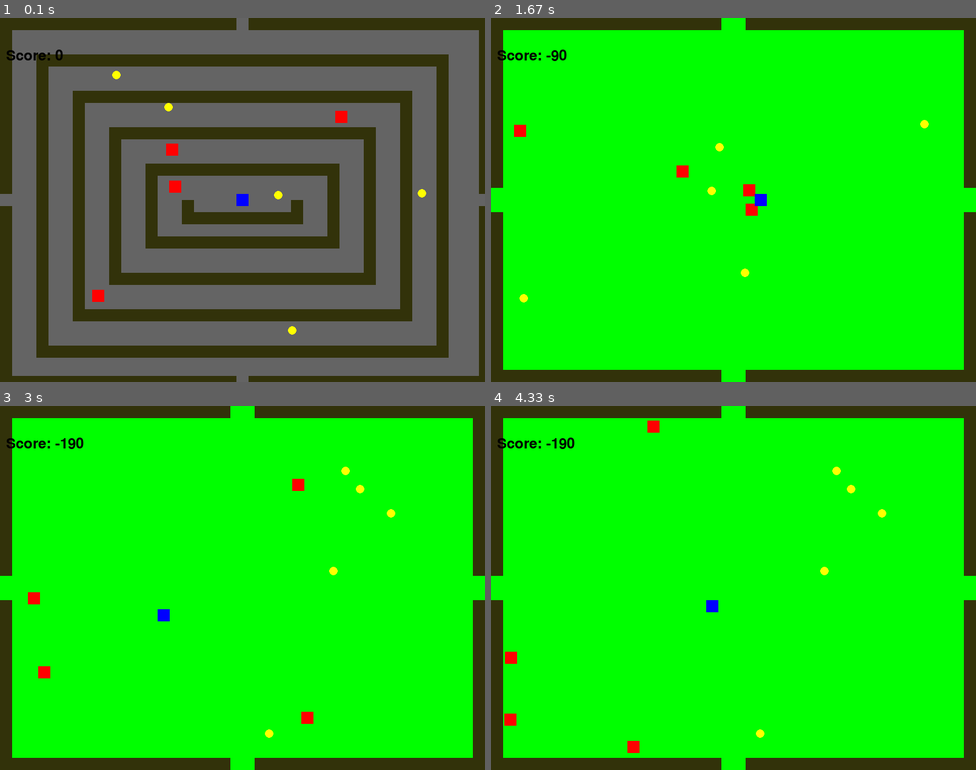
Above: before the commit, frames 1-4 (two rows, left to right).
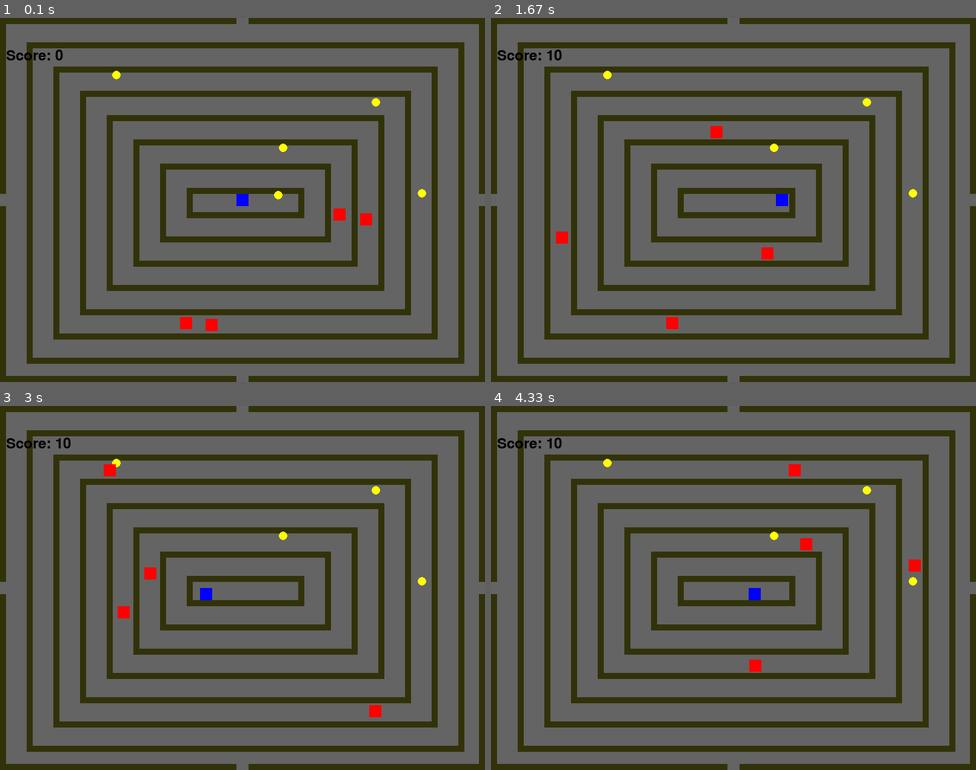
Above: after the commit, the same moments.

Repository: TrentChip38/MazeGame
Game: pygame game, started from pygameMaze7.py
The game is run twice, just before and just after one commit, with the same random seed, the same clock (stepped at 60 frames per second) and the same inputs.
Inputs:
- Up to frame 1 (0.1 s): no input
- Up to frame 2 (1.67 s): hold Right 0.33-0.8 s; hold Up 0.83-1.13 s; hold Right 1.17-1.63 s
- Up to frame 3 (3 s): hold Left 1.67-2.2 s; hold Down 2.23-2.53 s; hold Left 2.57-2.97 s
- Up to frame 4 (4.33 s): hold Up 3-3.37 s; hold Right 3.4-4.03 s; hold Down from 4.07 s (still down)

The runs differ from the first frame. In frame 1, 40% of the frame differs, in the area x 1-99%, y 1-99%; in frame 2, 94%, in the area x 0-100%, y 0-100%; in frame 3, 94%; in frame 4, 94%.

Commit message:
Added script to generate grid box mazes any size

Diff:
--- /dev/null
+++ b/CreatingMaps.py
@@ -0,0 +1,90 @@
+#Creating Maps
+# Outer walls
+import math
+WIDTH, HEIGHT = 800, 600
+
+ver_dec_amount = 60
+hor_dec_amount = 60
+
+Width = 20
+hor_start = 60
+vert_start = 60
+vert_length = 500
+hori_length = 680
+hole_amount = 40
+levelwall = [
+        (0, 0, 800, 10),           # Top wall
+        (0, 590, 800, 10),         # Bottom wall
+        (0, 0, 10, 600),           # Left wall
+        (790, 0, 10, 600),         # Right wall
+
+        # Horizontal walls
+        (hor_start, 60, hori_length, Width),         # Top horizontal
+        (hor_start + hor_dec_amount, 120, hori_length - 60*2, Width),           # 2nd horizontal
+        (hor_start + hor_dec_amount*2, 180, hori_length - 60*4, Width),        # 3rd horizontal
+        (hor_start + hor_dec_amount*3, 240, hori_length - 60*6, Width),        # 4th horizontal
+        (hor_start + hor_dec_amount*4, 320, hori_length - 60*8, Width),        # 5th horizontal
+        (hor_start + hor_dec_amount*3, 360, hori_length - 60*6, Width),        # 6th horizontal
+        (hor_start + hor_dec_amount*2, 420, hori_length - 60*4, Width),        # 7th horizontal
+        (hor_start + hor_dec_amount*1, 480, hori_length - 60*2, Width),        # 8th horizontal
+        (hor_start, 540, hori_length, Width),        # Bottom horizontal
+
+        # Vertical walls
+        (60, vert_start, Width, vert_length),         # 1st vertical
+        (120, vert_start + ver_dec_amount, Width, vert_length - ver_dec_amount*2),        # 2nd vertical
+        (180, vert_start + ver_dec_amount*2, Width, vert_length - ver_dec_amount*4),        # 3rd vertical
+        (240, vert_start + ver_dec_amount*3, Width, vert_length - ver_dec_amount*6),        # 4th vertical
+        (300, vert_start + ver_dec_amount*4, Width, vert_length - ver_dec_amount*8),        # 5th vertical
+        (360, vert_start + ver_dec_amount*5, Width, vert_length - ver_dec_amount*10),        # 6th vertical
+        (420, vert_start + ver_dec_amount*5, Width, vert_length - ver_dec_amount*10),        # Center vertical
+        (480, vert_start + ver_dec_amount*4, Width, vert_length - ver_dec_amount*8),        # 8th vertical
+        (540, vert_start + ver_dec_amount*3, Width, vert_length - ver_dec_amount*6),        # 9th vertical
+        (600, vert_start + ver_dec_amount*2, Width, vert_length - ver_dec_amount*4),        # 10th vertical
+        (660, vert_start + ver_dec_amount, Width, vert_length - ver_dec_amount*2),        # 11th vertical
+        (720, vert_start, Width, vert_length),        # 12th vertical
+        #(780, vert_start, Width, vert_length),        # Right vertical
+]
+print(levelwall)
+print("CustomWalls")
+WIDTH, HEIGHT = 800, 600
+
+hor_walls = 17
+ver_walls = 14
+hor_spaces = hor_walls+1
+ver_spaces = ver_walls+1
+
+hor_dec_amount = WIDTH//hor_spaces
+ver_dec_amount = HEIGHT//ver_spaces
+print(ver_dec_amount)
+print(hor_dec_amount)
+
+Width = 10
+hor_start = hor_dec_amount
+vert_start = ver_dec_amount
+vert_length = HEIGHT - 2*ver_dec_amount
+hori_length = WIDTH -2*hor_dec_amount
+hole_amount = 40
+customwalls = [
+    (0, 0, 800, 10),           # Top wall
+    (0, 590, 800, 10),         # Bottom wall
+    (0, 0, 10, 600),           # Left wall
+    (790, 0, 10, 600),         # Right wall
+]
+#Create horizontal walls
+for i in list(range(math.ceil(hor_walls/2))):
+    new_wall = (hor_start + hor_dec_amount*i, vert_start + ver_dec_amount*i, hori_length - hor_dec_amount*(i*2), Width)
+    if not any(val < 0 for val in new_wall):
+        customwalls.append(new_wall)
+    new_wall = (hor_start + hor_dec_amount*i, (HEIGHT -vert_start - ver_dec_amount*i), hori_length - hor_dec_amount*(i*2), Width)
+    if not any(val < 0 for val in new_wall):
+        customwalls.append(new_wall)
+#Create vertical walls
+for i in list(range(math.ceil(ver_walls/2))):
+    new_wall = (hor_start + hor_dec_amount*i, vert_start + ver_dec_amount*i, Width, vert_length - ver_dec_amount*(i*2))
+    if not any(val < 0 for val in new_wall):
+        customwalls.append(new_wall)
+        new_wall = ((WIDTH -hor_start - hor_dec_amount*i), vert_start + ver_dec_amount*i, Width, 10 +vert_length - ver_dec_amount*(i*2))
+    if not any(val < 0 for val in new_wall):
+        customwalls.append(new_wall)
+
+print(customwalls)
--- a/Level.py
+++ b/Level.py
@@ -20,7 +20,7 @@
 
 # Levels and Walls
 import Colors as C
-levels_color = {0: C.GREEN, 1:(140, 100, 100), 2:C.GREY, 3: C.GREY, 4: C.GREY, 42: C.GREY, 44: C.GREY, 14: C.GREY, 12: C.GREY, 55: C.GREY, 56: C.GREY}
+levels_color = {0: C.GREEN, 1:(140, 100, 100), 2:C.GREY, 3: C.GREY, 4: C.GREY, 42: C.GREY, 44: C.GREY, 14: C.GREY, 12: C.GREY, 55: C.GREY, 56: C.GREY, 57: C.GREY}
 
 level_goals = {
     0: {
@@ -36,46 +36,54 @@
         "goalW": {"pos": mid_left_goal, "sendtolevel": 14, "sendtopos": right_start, "color": C.GREY, "size": bigger_goal_size},
     },
     2: {
-        "goalN": {"pos": mid_top_goal, "sendtolevel": 21, "sendtopos": bottom_start, "color": C.GREY, "size": 20},
-        "goalE": {"pos": mid_right_goal, "sendtolevel": 22, "sendtopos": left_start, "color": C.GREY, "size": 20},
-        "goalS": {"pos": mid_bottom_goal, "sendtolevel": 23, "sendtopos": top_start, "color": C.GREY, "size": 20},
-        "goalW": {"pos": mid_left_goal, "sendtolevel": 0, "sendtopos": right_start, "color": C.GREEN, "size": 20},
+        "goalN": {"pos": mid_top_goal, "sendtolevel": 21, "sendtopos": bottom_start, "color": C.GREY, "size": default_goal_size},
+        "goalE": {"pos": mid_right_goal, "sendtolevel": 22, "sendtopos": left_start, "color": C.GREY, "size": default_goal_size},
+        "goalS": {"pos": mid_bottom_goal, "sendtolevel": 23, "sendtopos": top_start, "color": C.GREY, "size": default_goal_size},
+        "goalW": {"pos": mid_left_goal, "sendtolevel": 0, "sendtopos": right_start, "color": C.GREEN, "size": default_goal_size},
     },
     3: {
-        "goalN": {"pos": mid_top_goal, "sendtolevel": 0, "sendtopos": bottom_start, "color": C.GREEN, "size": 20},
-        "goalE": {"pos": mid_right_goal, "sendtolevel": 32, "sendtopos": left_start, "color": C.GREY, "size": 20},
-        "goalS": {"pos": mid_bottom_goal, "sendtolevel": 33, "sendtopos": top_start, "color": C.GREY, "size": 20},
-        "goalW": {"pos": mid_left_goal, "sendtolevel": 34, "sendtopos": right_start, "color": C.GREY, "size": 20},
+        "goalN": {"pos": mid_top_goal, "sendtolevel": 0, "sendtopos": bottom_start, "color": C.GREEN, "size": default_goal_size},
+        "goalE": {"pos": mid_right_goal, "sendtolevel": 32, "sendtopos": left_start, "color": C.GREY, "size": default_goal_size},
+        "goalS": {"pos": mid_bottom_goal, "sendtolevel": 33, "sendtopos": top_start, "color": C.GREY, "size": default_goal_size},
+        "goalW": {"pos": mid_left_goal, "sendtolevel": 34, "sendtopos": right_start, "color": C.GREY, "size": default_goal_size},
     },
     4: {
-        "goalN": {"pos": mid_top_goal, "sendtolevel": 41, "sendtopos": bottom_start, "color": C.GREY, "size": 20},
-        "goalE": {"pos": mid_right_goal, "sendtolevel": 0, "sendtopos": left_start, "color": C.GREEN, "size": 20},
-        "goalS": {"pos": mid_bottom_goal, "sendtolevel": 43, "sendtopos": top_start, "color": C.GREY, "size": 20},
-        "goalW": {"pos": mid_left_goal, "sendtolevel": 44, "sendtopos": right_start, "color": C.GREY, "size": 20},
+        "goalN": {"pos": mid_top_goal, "sendtolevel": 41, "sendtopos": bottom_start, "color": C.GREY, "size": default_goal_size},
+        "goalE": {"pos": mid_right_goal, "sendtolevel": 0, "sendtopos": left_start, "color": C.GREEN, "size": default_goal_size},
+        "goalS": {"pos": mid_bottom_goal, "sendtolevel": 43, "sendtopos": top_start, "color": C.GREY, "size": default_goal_size},
+        "goalW": {"pos": mid_left_goal, "sendtolevel": 44, "sendtopos": right_start, "color": C.GREY, "size": default_goal_size},
     },
     14: {
-        "goalE": {"pos": mid_bottom_goal, "sendtolevel": 4, "sendtopos": top_start, "color": C.GREY, "size": 20},
-        "goalW": {"pos": mid_top_goal, "sendtolevel": 0, "sendtopos": middle_middle, "color": C.GREY, "size": 20},
+        "goalE": {"pos": mid_bottom_goal, "sendtolevel": 4, "sendtopos": top_start, "color": C.GREY, "size": default_goal_size},
+        "goalW": {"pos": mid_top_goal, "sendtolevel": 0, "sendtopos": middle_middle, "color": C.GREY, "size": default_goal_size},
     },
     12: {
-        "goalS": {"pos": [WIDTH //2, HEIGHT], "sendtolevel": 2, "sendtopos": [50, 50], "color": C.GREY, "size": 20},
-        "goalW": {"pos": mid_left_goal, "sendtolevel": 1, "sendtopos": right_start, "color": C.GREY, "size": 20},
+        "goalN": {"pos": mid_top_goal, "sendtolevel": 56, "sendtopos": bottom_start, "color": C.GREY, "size": default_goal_size},
+        "goalE": {"pos": mid_bottom_goal, "sendtolevel": 57, "sendtopos": top_start, "color": C.GREY, "size": default_goal_size},
+        "goalS": {"pos": mid_bottom_goal, "sendtolevel": 2, "sendtopos": top_start, "color": C.GREY, "size": default_goal_size},
+        "goalW": {"pos": mid_left_goal, "sendtolevel": 1, "sendtopos": right_start, "color": C.GREY, "size": default_goal_size},
     },
     11: {
-        "goalS": {"pos": mid_bottom_goal, "sendtolevel": 2, "sendtopos": top_start, "color": C.GREY, "size": 20},
-        "goalW": {"pos": mid_left_goal, "sendtolevel": 1, "sendtopos": right_start, "color": C.GREY, "size": 20},
+        "goalS": {"pos": mid_bottom_goal, "sendtolevel": 2, "sendtopos": top_start, "color": C.GREY, "size": default_goal_size},
+        "goalW": {"pos": mid_left_goal, "sendtolevel": 1, "sendtopos": right_start, "color": C.GREY, "size": default_goal_size},
     },
     55: {
-        "goalN": {"pos": mid_top_goal, "sendtolevel": 1, "sendtopos": bottom_start, "color": C.GREY, "size": 20},
-        "goalE": {"pos": mid_right_goal, "sendtolevel": 2, "sendtopos": left_start, "color": C.GREY, "size": 20},
-        "goalS": {"pos": mid_bottom_goal, "sendtolevel": 3, "sendtopos": top_start, "color": C.GREY, "size": 20},
-        "goalW": {"pos": mid_left_goal, "sendtolevel": 4, "sendtopos": right_start, "color": C.GREY, "size": 20},
+        "goalN": {"pos": mid_top_goal, "sendtolevel": 1, "sendtopos": bottom_start, "color": C.GREY, "size": default_goal_size},
+        "goalE": {"pos": mid_right_goal, "sendtolevel": 2, "sendtopos": left_start, "color": C.GREY, "size": default_goal_size},
+        "goalS": {"pos": mid_bottom_goal, "sendtolevel": 3, "sendtopos": top_start, "color": C.GREY, "size": default_goal_size},
+        "goalW": {"pos": mid_left_goal, "sendtolevel": 4, "sendtopos": right_start, "color": C.GREY, "size": default_goal_size},
     },
     56: {
-        "goalN": {"pos": mid_top_goal, "sendtolevel": 1, "sendtopos": bottom_start, "color": C.GREY, "size": 20},
-        "goalE": {"pos": mid_right_goal, "sendtolevel": 2, "sendtopos": left_start, "color": C.GREY, "size": 20},
-        "goalS": {"pos": mid_bottom_goal, "sendtolevel": 3, "sendtopos": top_start, "color": C.GREY, "size": 20},
-        "goalW": {"pos": mid_left_goal, "sendtolevel": 4, "sendtopos": right_start, "color": C.GREY, "size": 20},
+        "goalN": {"pos": mid_top_goal, "sendtolevel": 1, "sendtopos": bottom_start, "color": C.GREY, "size": default_goal_size},
+        "goalE": {"pos": mid_right_goal, "sendtolevel": 2, "sendtopos": left_start, "color": C.GREY, "size": default_goal_size},
+        "goalS": {"pos": mid_bottom_goal, "sendtolevel": 3, "sendtopos": top_start, "color": C.GREY, "size": default_goal_size},
+        "goalW": {"pos": mid_left_goal, "sendtolevel": 4, "sendtopos": right_start, "color": C.GREY, "size": default_goal_size},
+    },
+    57: {
+        "goalN": {"pos": mid_top_goal, "sendtolevel": 1, "sendtopos": bottom_start, "color": C.GREY, "size": default_goal_size},
+        "goalE": {"pos": mid_right_goal, "sendtolevel": 2, "sendtopos": left_start, "color": C.GREY, "size": default_goal_size},
+        "goalS": {"pos": mid_bottom_goal, "sendtolevel": 3, "sendtopos": top_start, "color": C.GREY, "size": default_goal_size},
+        "goalW": {"pos": mid_left_goal, "sendtolevel": 4, "sendtopos": right_start, "color": C.GREY, "size": default_goal_size},
     },
 }
 
@@ -257,5 +265,23 @@
         (180, 180, 20, 260), (240, 240, 20, 140), (300, 300, 20, 20), #(360, 360, 20, -100), (420, 360, 20, -100),
         (480, 300, 20, 20), (540, 240, 20, 140), (600, 180, 20, 260), (660, 120, 20, 380), (720, 60, 20, 500)
 
-    }
+    },
+    57:{
+        #Kinda messed up version
+        #(0, 0, 800, 10), (0, 590, 800, 10), (0, 0, 10, 600), (790, 0, 10, 600), (47, 42, 706, 10), (47, 558, 706, 10),
+        #(94, 84, 612, 10), (94, 516, 612, 10), (141, 126, 518, 10), (141, 474, 518, 10), (188, 168, 424, 10),
+        # (188, 432, 424, 10), (235, 210, 330, 10), (235, 390, 330, 10), (282, 252, 236, 10), (282, 348, 236, 10),
+        # (329, 294, 142, 10), (329, 306, 142, 10), (376, 336, 48, 10), (376, 264, 48, 10), (47, 42, 10, 516),
+        # (753, 42, 10, 526), (94, 84, 10, 432), (706, 84, 10, 442), (141, 126, 10, 348), (659, 126, 10, 358), (188, 168, 10, 264),
+        # (612, 168, 10, 274), (235, 210, 10, 180), (565, 210, 10, 190), (282, 252, 10, 96), (518, 252, 10, 106), (329, 294, 10, 12), (471, 294, 10, 22)
+
+        #Super tight perfect boxes
+        (0, 0, 800, 10), (0, 590, 800, 10), (0, 0, 10, 600), (790, 0, 10, 600), (44, 40, 712, 10), (44, 560, 712, 10),
+        (88, 80, 624, 10), (88, 520, 624, 10), (132, 120, 536, 10), (132, 480, 536, 10), (176, 160, 448, 10),
+        (176, 440, 448, 10), (220, 200, 360, 10), (220, 400, 360, 10), (264, 240, 272, 10), (264, 360, 272, 10),
+        (308, 280, 184, 10), (308, 320, 184, 10), (352, 320, 96, 10), (352, 280, 96, 10), (396, 360, 8, 10),
+        (396, 240, 8, 10), (44, 40, 10, 520), (756, 40, 10, 530), (88, 80, 10, 440), (712, 80, 10, 450),
+        (132, 120, 10, 360), (668, 120, 10, 370), (176, 160, 10, 280), (624, 160, 10, 290), (220, 200, 10, 200),
+        (580, 200, 10, 210), (264, 240, 10, 120), (536, 240, 10, 130), (308, 280, 10, 40), (492, 280, 10, 50)
+        }
 }
--- a/pygameMaze7.py
+++ b/pygameMaze7.py
@@ -49,7 +49,7 @@
 clock = pygame.time.Clock()
 
 # Beginning level
-current_level = 56#0
+current_level = 57#0
 coins = []
 enemies = []
 global start_position
